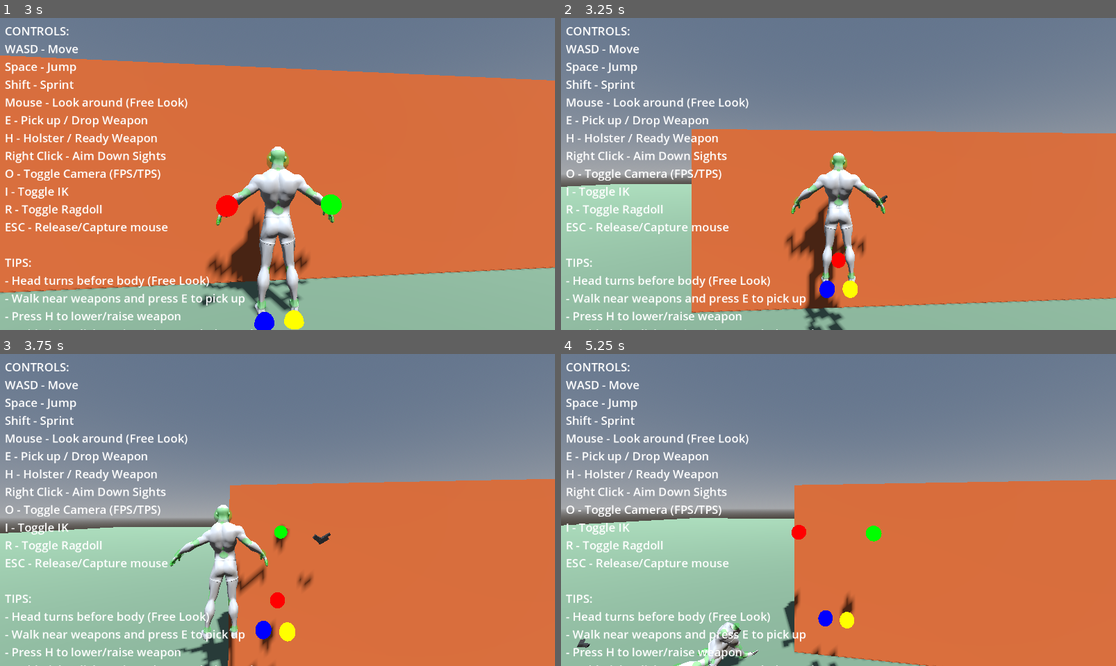
Above: before the commit, frames 1-4 (two rows, left to right).
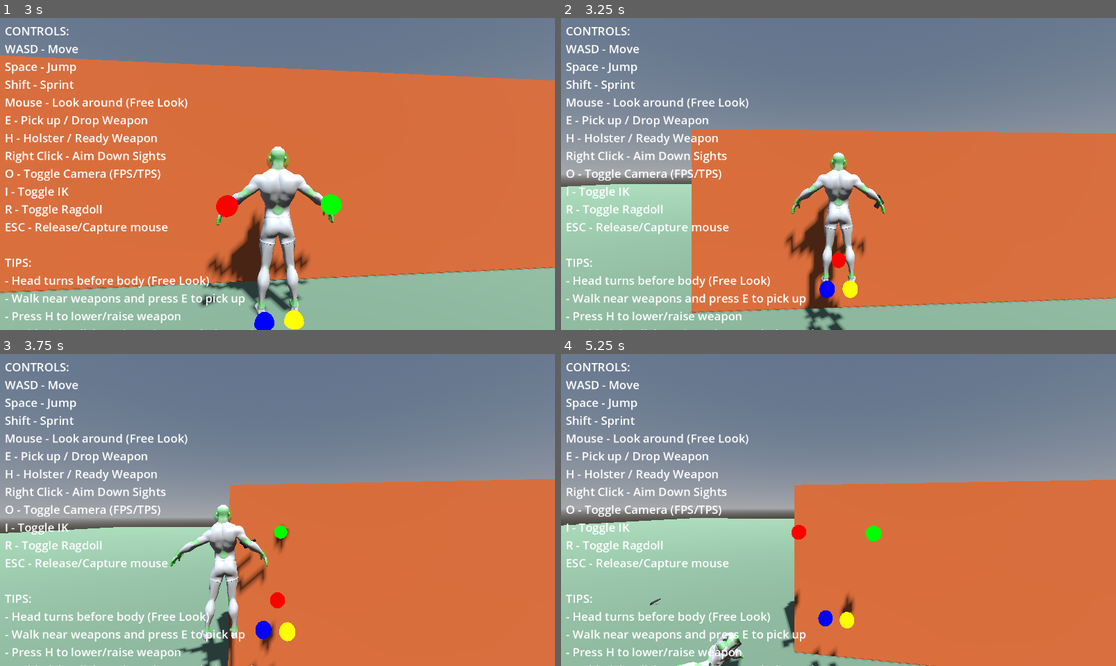
Above: after the commit, the same moments.

Repository: lmf-git/fpsikanimragdoll
Game: Godot game, scene res://world.tscn
Two runs of this game, one before a commit and one after it. Both use one fixed random seed, a clock stepped at 60 frames per second and the inputs below.
Inputs (mouse positions are in pixels of both pictures, inside the frame that each line leads up to):
- Up to frame 1 (3 s): tap Enter at 0.5 s; move the mouse to (271, 180) at 0.52 s; hold W (move_forward) 0.53-2.78 s; tap E at 0.6, 1.55, 2.3 s; click (271, 180) at 0.67 s; tap Space (jump) at 0.77, 1.52, 2 s; move the mouse to (316, 177) at 1.27 s; tap Shift (sprint) at 1.35 s; move the mouse to (233, 170) at 2.02 s; hold O (toggle_camera) 2.03-2.78 s; move the mouse to (283, 174) at 2.77 s; hold A (move_left) from 2.78 s (still down); tap I (toggle_ik) at 2.85 s; click (283, 174) at 2.92 s
- Up to frame 2 (3.25 s): keep holding A (move_left); tap Space (jump) at 3.02 s; tap E at 3.05 s
- Up to frame 3 (3.75 s): move the mouse to (255, 503) at 3.52 s; release A (move_left) at 3.53 s; hold W (move_forward) from 3.53 s (still down); hold R (toggle_ragdoll) from 3.53 s (still down)
- Up to frame 4 (5.25 s): keep holding W (move_forward); tap Space (jump) at 3.77, 4.52 s; tap E at 3.8, 4.35 s; move the mouse to (866, 510) at 4.27 s; release R (toggle_ragdoll) at 4.28 s; move the mouse to (810, 510) at 5.02 s; tap H at 5.1 s; click (810, 510) at 5.17 s

Frame 1 is identical in both runs. In frame 2, less than 0.1% of the frame differs, in the area x 55-59%, y 56-62%; in frame 3, 0.3%; in frame 4, 0.7%, in the area x 2-36%, y 78-100%.

Commit message:
Parent weapon to hand bone via BoneAttachment3D for automatic IK following
- Created BoneAttachment3D for right hand in character_controller _ready()
- Updated weapon.equip() to accept hand_attachment parameter
- Weapon now parents to BoneAttachment3D instead of character
- Set weapon local transform with grip offset so grip aligns with hand origin
- Removed manual _update_weapon_to_hand() calls - weapon follows bone automatically
- Weapon will now properly follow IK hand movements without manual updates

This fixes the weapon not following the hand - it's now a child of the hand bone
so it automatically follows all transforms including IK, ragdoll, and animations.

Diff:
--- a/character_controller.gd
+++ b/character_controller.gd
@@ -99,6 +99,7 @@
 var chest_bone_id: int = -1  # For weapon positioning anchor
 var right_hand_bone_id: int = -1
 var left_hand_bone_id: int = -1
+var right_hand_attachment: BoneAttachment3D = null  # For attaching weapons to hand
 var original_head_pose: Transform3D
 var original_neck_pose: Transform3D
 var mesh_instance: MeshInstance3D
@@ -130,6 +131,15 @@
 
 		# Find mesh instance for visibility control
 		mesh_instance = find_mesh_instance(skeleton)
+
+		# Create BoneAttachment3D for right hand (for weapon attachment)
+		if right_hand_bone_id >= 0:
+			right_hand_attachment = BoneAttachment3D.new()
+			right_hand_attachment.name = "RightHandAttachment"
+			right_hand_attachment.bone_name = right_hand_bone_name
+			skeleton.add_child(right_hand_attachment)
+			right_hand_attachment.owner = self
+			print("Created BoneAttachment3D for right hand: ", right_hand_bone_name)
 
 	# Find cameras if not set (they should be children of this node)
 	if not fps_camera:
@@ -999,12 +1009,12 @@
 	if not weapon or weapon.is_equipped:
 		return
 
-	# Equip the weapon
-	if weapon.equip(self):
+	# Equip the weapon - parent to right hand attachment so it follows IK automatically
+	if weapon.equip(self, right_hand_attachment):
 		equipped_weapon = weapon
 		nearby_weapon = null
 
-		# Weapon will be positioned in next _process() call via IK system
+		# Weapon is now parented to hand bone and will automatically follow IK transforms
 
 func drop_weapon():
 	"""Drop the currently equipped weapon"""
@@ -1170,9 +1180,9 @@
 
 func _process(_delta):
 	# WEAPON UPDATE ORDER - CRITICAL for proper IK-based positioning:
-	# 1. Set IK targets (where hands should go)
+	# 1. Set IK targets (where hands should go based on weapon state/aiming)
 	# 2. Apply IK (moves bones to targets)
-	# 3. Position weapon to follow IK-transformed hand
+	# 3. Weapon automatically follows hand bone (no manual update needed - it's parented to BoneAttachment3D)
 
 	# STEP 1: Set IK targets for weapon holding
 	if equipped_weapon:
@@ -1199,7 +1209,5 @@
 		if right_foot_ik:
 			right_foot_ik.stop()
 
-	# STEP 3: Position weapon to follow IK-transformed hand bone
-	if equipped_weapon:
-		print("DEBUG: _process() calling _update_weapon_to_hand(), ik_enabled=", ik_enabled)
-		_update_weapon_to_hand()
+	# STEP 3: Weapon automatically follows hand bone (parented to BoneAttachment3D)
+	# No manual update needed!
--- a/weapon.gd
+++ b/weapon.gd
@@ -27,8 +27,8 @@
 		freeze = false
 		gravity_scale = 1.0
 
-func equip(character: Node3D):
-	"""Equip this weapon to a character"""
+func equip(character: Node3D, hand_attachment: Node3D = null):
+	"""Equip this weapon to a character's hand attachment node"""
 	if is_equipped:
 		print("Weapon ", weapon_name, " already equipped!")
 		return false
@@ -45,16 +45,38 @@
 	collision_layer = 0
 	collision_mask = 0
 
-	# Attach to character
+	# Detach from current parent
 	if get_parent():
 		get_parent().remove_child(self)
-	character.add_child(self)
 
-	# Position weapon at character's hand
-	global_position = character.global_position
-	global_rotation = character.global_rotation
+	# Parent to hand attachment if provided, otherwise to character
+	var attach_to = hand_attachment if hand_attachment else character
+	attach_to.add_child(self)
 
-	print("Weapon ", weapon_name, " equipped successfully (freeze_mode=KINEMATIC)")
+	# Set local transform relative to hand
+	# If we have a main_grip, offset the weapon so grip aligns with hand bone origin
+	if main_grip:
+		# Get grip offset in local space
+		var grip_local_pos = main_grip.position
+
+		# Apply rotation offset first (e.g., rotate pistol to point forward)
+		var rotation_offset = Basis()
+		rotation_offset = rotation_offset.rotated(Vector3.RIGHT, deg_to_rad(-90))  # Pitch
+		transform.basis = rotation_offset
+
+		# Position weapon so grip point is at hand origin (0,0,0 in hand local space)
+		# This means weapon position = -grip_offset rotated by weapon basis
+		var grip_offset_rotated = transform.basis * grip_local_pos
+		transform.origin = -grip_offset_rotated
+
+		print("Weapon ", weapon_name, " equipped with grip offset: ", transform.origin)
+	else:
+		# No grip point - just place at hand origin with rotation offset
+		transform.origin = Vector3.ZERO
+		transform.basis = Basis().rotated(Vector3.RIGHT, deg_to_rad(-90))
+		print("Weapon ", weapon_name, " equipped at hand origin (no grip point)")
+
+	print("Weapon ", weapon_name, " equipped successfully, parented to: ", attach_to.name)
 	return true
 
 func unequip():
